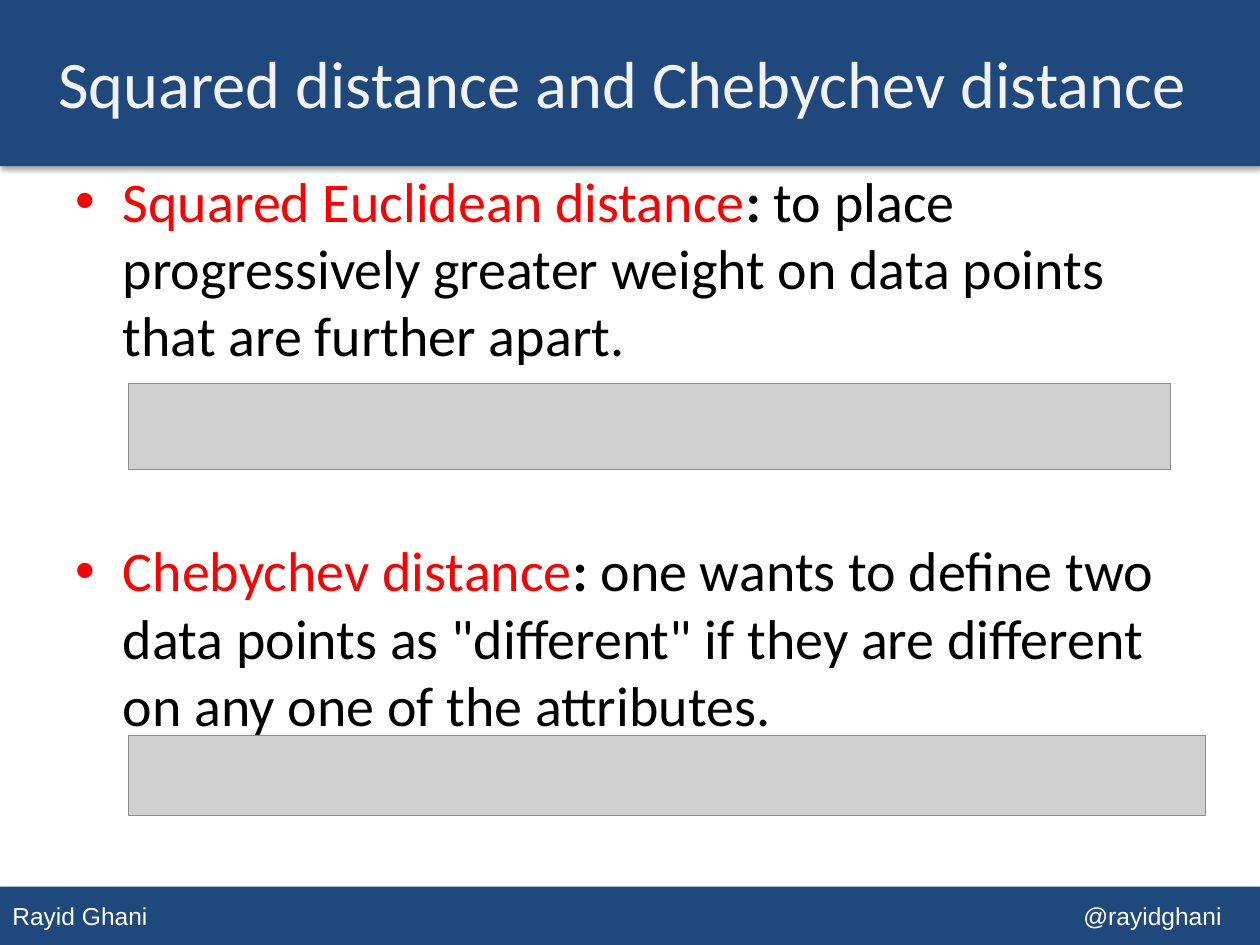
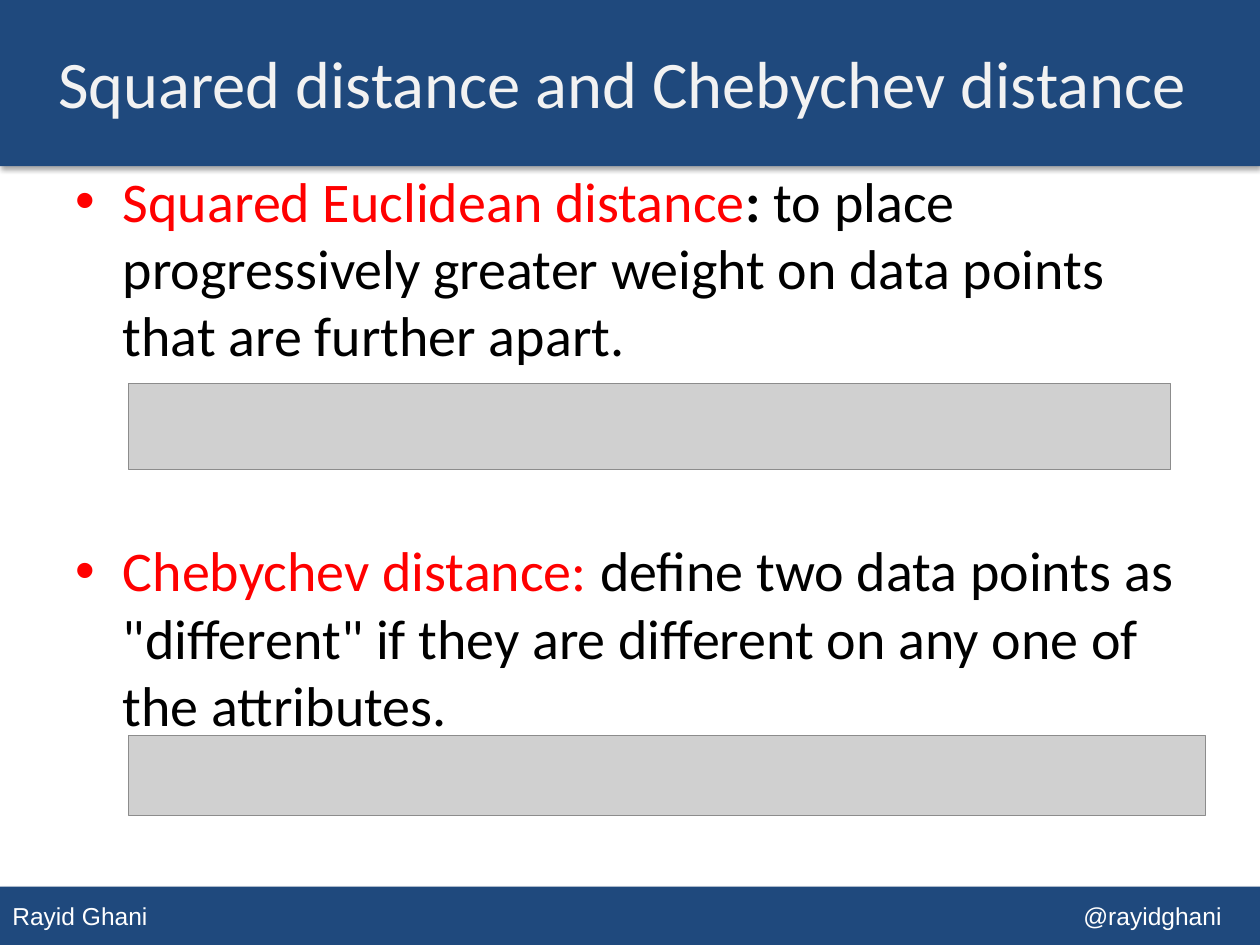
Before and after one commit to dssg/MLforPublicPolicy, a slide deck: slide 40 of Lectures/Lecture 09 - Unsupervised Learning.pptx (slide 34 before the commit). Drawn at 1260x945 pixels with LibreOffice and Linux fonts; fonts in the diff are those of the drawing; grey boxes stand for pictures. Boxes give left, top, right and bottom in pixels: in the first picture for what was removed or moved away, otherwise in the second. Text is boxed around its words. In the diff, an @@ line names an element or a change of style, - is before the commit and + after.

```diff
--- a/Lectures/Lecture 09 - Unsupervised Learning.pptx
+++ b/Lectures/Lecture 09 - Unsupervised Learning.pptx
@@ text at <box>123,552,1173,739</box>: text changed @@
-• Chebychev distance: one wants to define two data points as "different" if they are different on any one of the attributes.
+• Chebychev distance: define two data points as "different" if they are different on any one of the attributes.
```
Also in this commit, not shown: 6 other slides changed, 8 slides added, 2 slides removed.
